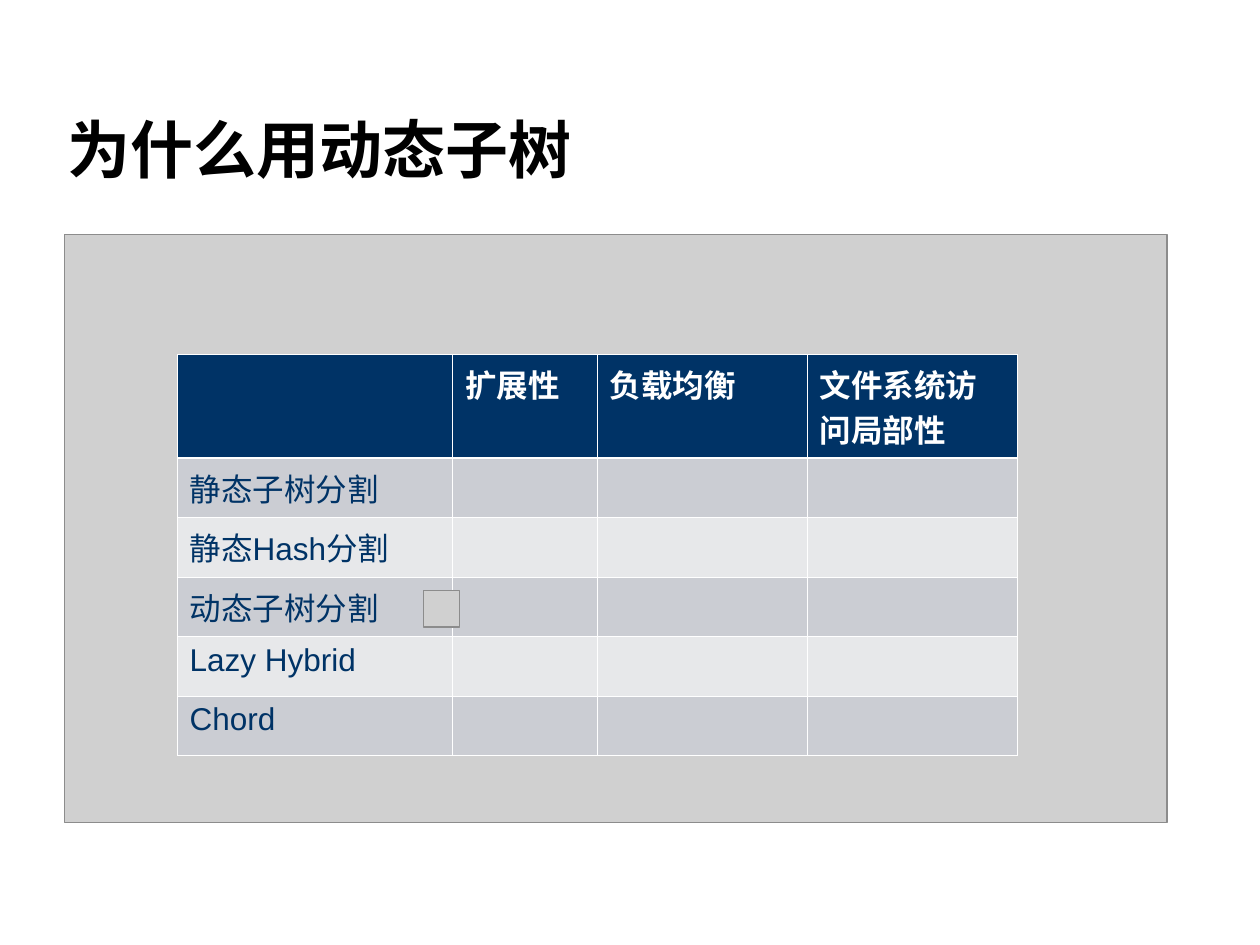
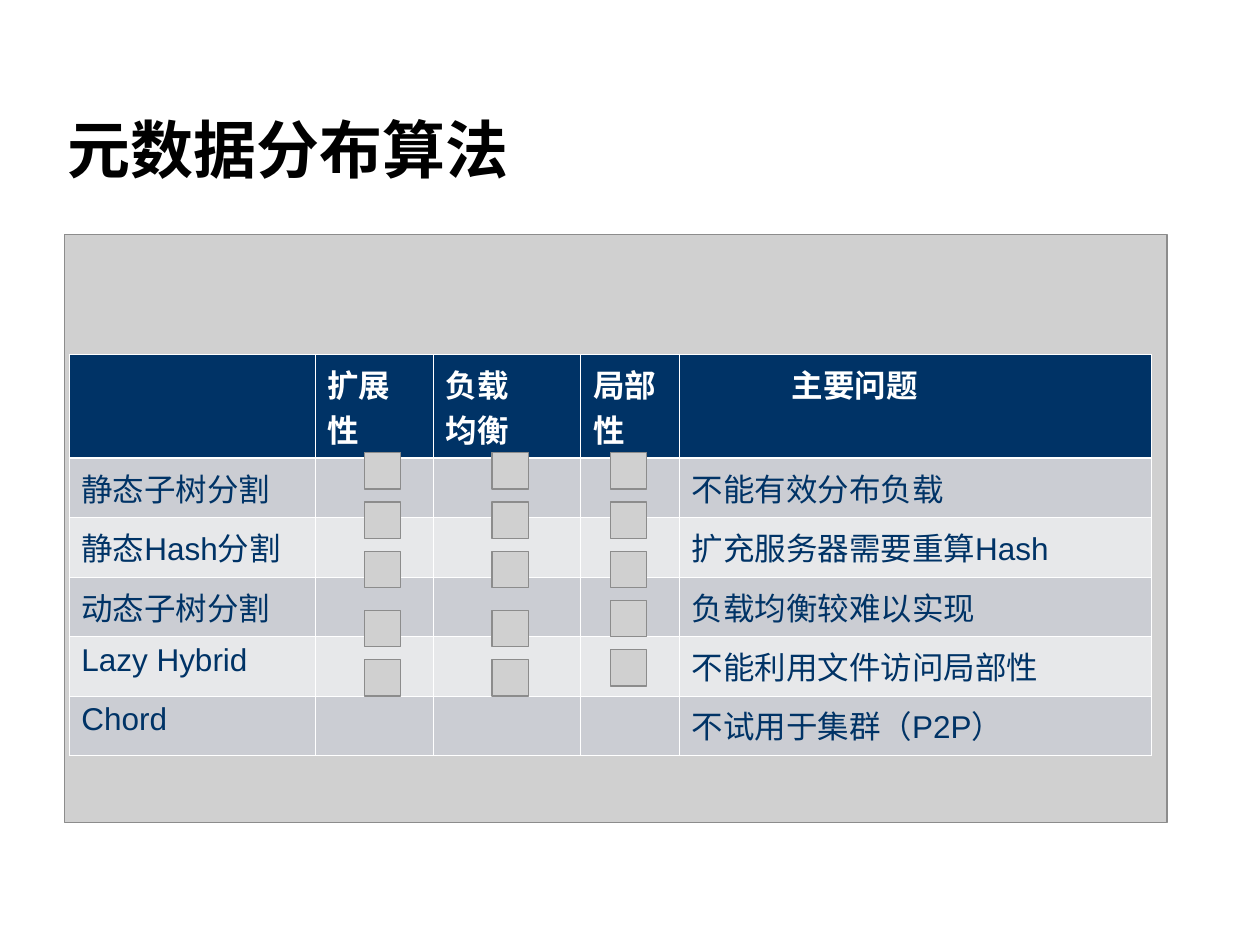
Before and after one commit to cheliequan/idning-paper, a slide deck: slide 10 of draft/答辩.ppt (slide 12 before the commit). Drawn at 1260x945 pixels with LibreOffice and Linux fonts; fonts in the diff are those of the drawing; grey boxes stand for pictures; background and template pictures are left out. Boxes give left, top, right and bottom in pixels: in the first picture for what was removed or moved away, otherwise in the second. Text is boxed around its words. In the diff, an @@ line names an element or a change of style, - is before the commit and + after.

```diff
--- a/draft/答辩.ppt
+++ b/draft/答辩.ppt
@@ title at (x1=67, y1=119, x2=508, y2=179): text changed @@
-为什么用动态子树
+元数据分布算法
@@ table at (x1=69, y1=354, x2=1152, y2=745) @@
-column 3: 负载均衡 |  |  |  |  | 
-column 4: 文件系统访问局部性 |  |  |  |  | 
+column 3: 负载 / 均衡 |  |  |  |  | 
+column 4: 局部 / 性 |  |  |  |  | 
+column 5: 主要问题 | 不能有效分布负载 | 扩充服务器需要重算Hash | 负载均衡较难以实现 | 不能利用文件访问局部性 | 不试用于集群（P2P）
@@ table resized from (x1=178, y1=354, x2=1019, y2=735) to (x1=69, y1=354, x2=1152, y2=745) @@
@@ picture added at (x1=364, y1=452, x2=401, y2=489) @@
@@ picture added at (x1=493, y1=452, x2=529, y2=489) @@
@@ picture added at (x1=610, y1=452, x2=646, y2=489) @@
@@ picture added at (x1=364, y1=501, x2=401, y2=538) @@
@@ picture added at (x1=493, y1=501, x2=529, y2=538) @@
@@ picture added at (x1=610, y1=501, x2=646, y2=538) @@
@@ picture added at (x1=364, y1=552, x2=401, y2=588) @@
@@ picture added at (x1=493, y1=552, x2=529, y2=588) @@
@@ picture added at (x1=610, y1=552, x2=646, y2=588) @@
@@ picture moved from (x1=423, y1=591, x2=460, y2=627) to (x1=364, y1=610, x2=401, y2=646) @@
@@ picture added at (x1=493, y1=610, x2=529, y2=646) @@
@@ picture added at (x1=610, y1=601, x2=646, y2=638) @@
@@ picture added at (x1=364, y1=659, x2=401, y2=696) @@
@@ picture added at (x1=493, y1=659, x2=529, y2=696) @@
@@ picture added at (x1=610, y1=650, x2=646, y2=687) @@
```
Also in this commit, not shown: 7 other slides changed, 8 slides added, 9 slides removed, 1 other file.
